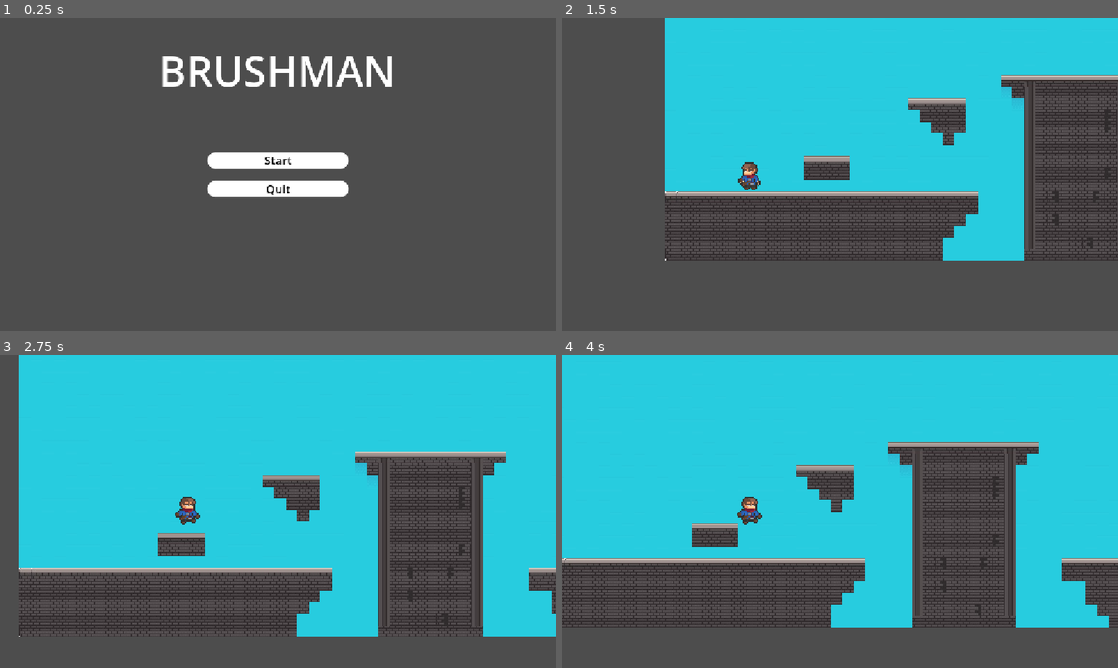
Above: before the commit, frames 1-4 (two rows, left to right).
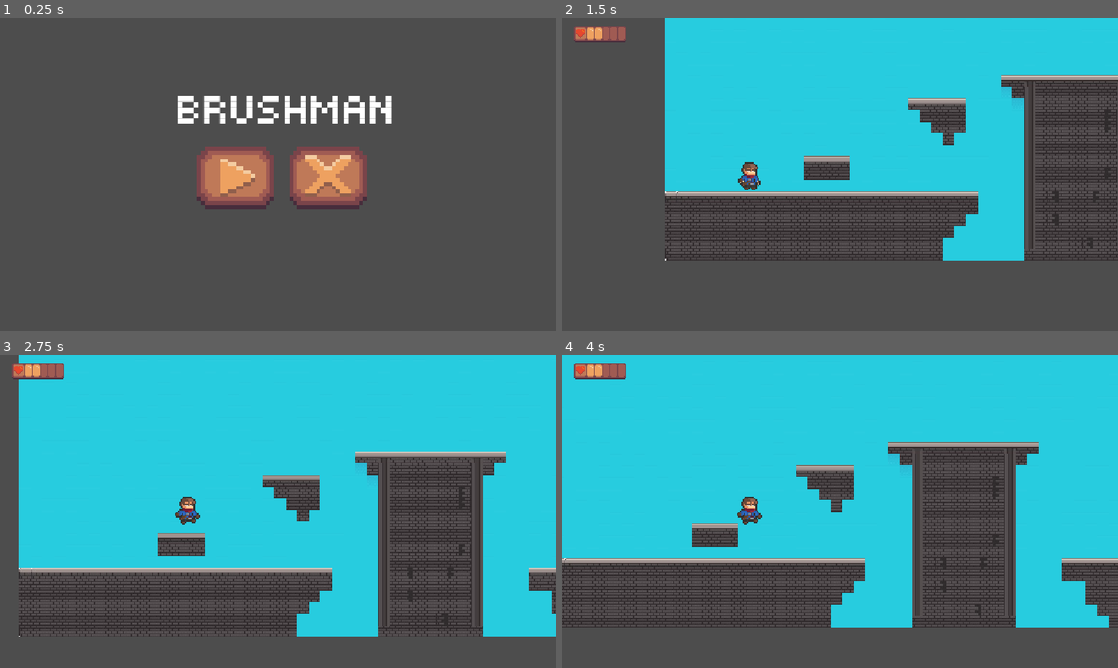
Above: after the commit, the same moments.

Repository: TheMenti/brushman
Game: Godot game, scene res://scenes/menu_hud.tscn
Same seed, same stepped clock (60 frames per second), same inputs: the game is played once before the commit and once after it.
Inputs (mouse positions are in pixels of both pictures, inside the frame that each line leads up to):
- Up to frame 1 (0.25 s): no input
- Up to frame 2 (1.5 s): click (840, 158) at 0.5 s, where only the run before the commit has a clickable "Start"; click (795, 187) at 1.27 s
- Up to frame 3 (2.75 s): move the mouse to (400, 495) at 2.02 s; hold Right (move_right) from 2.03 s (still down); hold Right mouse button (brush_unmask) from 2.03 s (still down); tap Space (jump) at 2.27, 2.3, 2.57 s
- Up to frame 4 (4 s): move the mouse to (728, 527) at 2.77 s; release Right mouse button (brush_unmask) at 2.78 s; tap Space (jump) at 2.85, 3.02, 3.32, 3.8 s; right-click (728, 527) at 3.05 s; move the mouse to (895, 442) at 3.52 s; release Right (move_right) at 3.53 s; press the mouse at (895, 442) at 3.53 s; hold Left (move_left) from 3.53 s (still down)

The runs differ from the first frame. In frame 1, 9.3% of the frame differs, in the area x 29-71%, y 12-62%; in frame 2, 0.5%; in frame 3, 0.5%; in frame 4, 0.5%.

Commit message:
modifica menu, hud salute

Diff:
--- a/brushman/scenes/PauseMenu.tscn
+++ b/brushman/scenes/PauseMenu.tscn
@@ -1,6 +1,11 @@
 [gd_scene format=3 uid="uid://ddhdf320n15ie"]
 
 [ext_resource type="Script" uid="uid://d0tdplgkvhkjm" path="res://scripts/pause_menu.gd" id="1_jvnd5"]
+[ext_resource type="FontFile" uid="uid://c3u22sjiv2aq1" path="res://assets/Fonts/tiny5.regular.ttf" id="2_g4jo0"]
+[ext_resource type="Texture2D" uid="uid://b67sx7nfisqsc" path="res://assets/gui/ResumeButtons.png" id="3_40atx"]
+[ext_resource type="Texture2D" uid="uid://cyxjvr67bpwr7" path="res://assets/gui/ResumeButtonsPressed.png" id="4_yx35g"]
+[ext_resource type="Texture2D" uid="uid://e5ogl3r4tm7p" path="res://assets/gui/menu_btn.PNG" id="5_40atx"]
+[ext_resource type="Texture2D" uid="uid://dpiaa0yxog1gp" path="res://assets/gui/pressed_menu_btn.PNG" id="6_yx35g"]
 
 [node name="PauseMenu" type="CanvasLayer" unique_id=294160943]
 process_mode = 3
@@ -21,36 +26,57 @@
 anchor_top = 0.5
 anchor_right = 0.5
 anchor_bottom = 0.5
-offset_left = -135.0
+offset_left = -131.0
 offset_top = -102.0
-offset_right = 135.0
-offset_bottom = 108.0
+offset_right = 139.0
+offset_bottom = 76.0
 grow_horizontal = 2
 grow_vertical = 2
 color = Color(0.21960784, 0.21960784, 0.21960784, 0.65882355)
 
-[node name="VBoxContainer" type="VBoxContainer" parent="Control/ColorRect" unique_id=517141222]
+[node name="RichTextLabel" type="RichTextLabel" parent="Control/ColorRect" unique_id=2043133276]
 layout_mode = 1
 anchors_preset = 8
 anchor_left = 0.5
 anchor_top = 0.5
 anchor_right = 0.5
 anchor_bottom = 0.5
-offset_left = -41.0
-offset_top = -33.0
-offset_right = 41.0
-offset_bottom = 33.0
+offset_left = -72.0
+offset_top = -84.0
+offset_right = 77.0
+offset_bottom = -36.0
 grow_horizontal = 2
 grow_vertical = 2
+theme_override_fonts/normal_font = ExtResource("2_g4jo0")
+theme_override_font_sizes/normal_font_size = 45
+bbcode_enabled = true
+text = "[center]PAUSE"
 
-[node name="BtnResume" type="Button" parent="Control/ColorRect/VBoxContainer" unique_id=438768072]
+[node name="HBoxContainer" type="HBoxContainer" parent="Control/ColorRect" unique_id=1223182410]
+layout_mode = 1
+anchors_preset = 8
+anchor_left = 0.5
+anchor_top = 0.5
+anchor_right = 0.5
+anchor_bottom = 0.5
+offset_left = -86.0
+offset_top = -17.0
+offset_right = -42.0
+offset_bottom = 1.25
+grow_horizontal = 2
+grow_vertical = 2
+rotation = 0.002090088
+scale = Vector2(4, 4)
+
+[node name="resume_btn" type="TextureButton" parent="Control/ColorRect/HBoxContainer" unique_id=1255054999]
 layout_mode = 2
-text = "RIPRENDI"
+texture_normal = ExtResource("3_40atx")
+texture_pressed = ExtResource("4_yx35g")
 
-[node name="BtnQuit" type="Button" parent="Control/ColorRect/VBoxContainer" unique_id=429114815]
+[node name="quit_btn" type="TextureButton" parent="Control/ColorRect/HBoxContainer" unique_id=1455576651]
 layout_mode = 2
-text = "ESCI
-"
+texture_normal = ExtResource("5_40atx")
+texture_pressed = ExtResource("6_yx35g")
 
-[connection signal="pressed" from="Control/ColorRect/VBoxContainer/BtnResume" to="." method="_on_btn_resume_pressed"]
-[connection signal="pressed" from="Control/ColorRect/VBoxContainer/BtnQuit" to="." method="_on_btn_quit_pressed"]
+[connection signal="pressed" from="Control/ColorRect/HBoxContainer/resume_btn" to="." method="_on_resume_btn_pressed"]
+[connection signal="pressed" from="Control/ColorRect/HBoxContainer/quit_btn" to="." method="_on_quit_btn_pressed"]
--- /dev/null
+++ b/brushman/scenes/health_bar.tscn
@@ -0,0 +1,46 @@
+[gd_scene format=3 uid="uid://yik3i6di5u77"]
+
+[ext_resource type="Texture2D" uid="uid://dpbxinri0qich" path="res://assets/gui/HealtBar5HP.png" id="1_1bvlm"]
+[ext_resource type="Script" uid="uid://cfnc85j7ol8w6" path="res://scripts/health_bar.gd" id="1_s32md"]
+[ext_resource type="Texture2D" uid="uid://wcfn5ggby80v" path="res://assets/gui/HealtBar4HP.png" id="2_0kw87"]
+[ext_resource type="Texture2D" uid="uid://cso2xq2vtindj" path="res://assets/gui/HealtBar3HP.png" id="3_s32md"]
+[ext_resource type="Texture2D" uid="uid://dfhqe27h5p6a5" path="res://assets/gui/HealtBar2HP.png" id="4_5xgdr"]
+[ext_resource type="Texture2D" uid="uid://qfxh1of72px4" path="res://assets/gui/HealtBar1HP.png" id="5_oeie6"]
+[ext_resource type="Texture2D" uid="uid://dwilexm3kvn48" path="res://assets/gui/HealtBar0HP.png" id="6_x53g4"]
+
+[sub_resource type="SpriteFrames" id="SpriteFrames_yg0xg"]
+animations = [{
+"frames": [{
+"duration": 1.0,
+"texture": ExtResource("6_x53g4")
+}, {
+"duration": 1.0,
+"texture": ExtResource("5_oeie6")
+}, {
+"duration": 1.0,
+"texture": ExtResource("4_5xgdr")
+}, {
+"duration": 1.0,
+"texture": ExtResource("3_s32md")
+}, {
+"duration": 1.0,
+"texture": ExtResource("2_0kw87")
+}, {
+"duration": 1.0,
+"texture": ExtResource("1_1bvlm")
+}],
+"loop": false,
+"name": &"health_bar",
+"speed": 10.0
+}]
+
+[node name="health_bar" type="CanvasLayer" unique_id=1927512815]
+script = ExtResource("1_s32md")
+
+[node name="AnimatedSprite2D" type="AnimatedSprite2D" parent="." unique_id=535814370]
+position = Vector2(78, 33)
+scale = Vector2(2, 2)
+sprite_frames = SubResource("SpriteFrames_yg0xg")
+animation = &"health_bar"
+frame = 5
+frame_progress = 1.0
--- a/brushman/scenes/level.tscn
+++ b/brushman/scenes/level.tscn
@@ -4,7 +4,8 @@
 [ext_resource type="Texture2D" uid="uid://cdv3p4d76a0yw" path="res://assets/tileset/imgProva.png" id="2_w7c3h"]
 [ext_resource type="Texture2D" uid="uid://0nc3wqtnc4w6" path="res://assets/skybox/sk4.png" id="3_w8frs"]
 [ext_resource type="PackedScene" uid="uid://dx6sjq6wj7efm" path="res://scenes/player.tscn" id="4_mx8sn"]
-[ext_resource type="PackedScene" uid="uid://mabpispcvbc2" path="res://scenes/ghost_platform.tscn" id="5_ppgk2"]
+[ext_resource type="PackedScene" path="res://scenes/ghost_platform.tscn" id="5_ppgk2"]
+[ext_resource type="PackedScene" uid="uid://yik3i6di5u77" path="res://scenes/health_bar.tscn" id="6_2r41h"]
 
 [sub_resource type="GDScript" id="GDScript_rd3vj"]
 script/source = "extends Node2D
@@ -145,3 +146,5 @@
 
 [node name="StaticBody2D" parent="." unique_id=1061743008 instance=ExtResource("5_ppgk2")]
 position = Vector2(602, 270)
+
+[node name="health_bar" parent="." unique_id=1927512815 instance=ExtResource("6_2r41h")]
--- a/brushman/scenes/menu_hud.tscn
+++ b/brushman/scenes/menu_hud.tscn
@@ -1,30 +1,14 @@
 [gd_scene format=3 uid="uid://btxpoqpmk6o7j"]
 
 [ext_resource type="Script" uid="uid://0v78d35y6alm" path="res://scripts/menu_hud.gd" id="1_ueon0"]
+[ext_resource type="FontFile" uid="uid://c3u22sjiv2aq1" path="res://assets/Fonts/tiny5.regular.ttf" id="2_80aov"]
+[ext_resource type="Texture2D" uid="uid://ctyemi435w1b4" path="res://assets/gui/PlayButtons.png" id="3_m7kb0"]
+[ext_resource type="Texture2D" uid="uid://bvhu6aorhn8wf" path="res://assets/gui/PlayButtonsPressed.png" id="4_d2yid"]
+[ext_resource type="Texture2D" uid="uid://ubvao0ftau06" path="res://assets/gui/QuitButtons.png" id="5_vtaxa"]
+[ext_resource type="Texture2D" uid="uid://sejdtvobnlid" path="res://assets/gui/QuitButtonsPressed.png" id="6_1swv2"]
 
 [sub_resource type="StyleBoxTexture" id="StyleBoxTexture_ueon0"]
 modulate_color = Color(0.5409905, 0.5409905, 0.5409905, 1)
-
-[sub_resource type="StyleBoxFlat" id="StyleBoxFlat_4cenq"]
-bg_color = Color(1, 1, 1, 1)
-corner_radius_top_left = 16
-corner_radius_top_right = 16
-corner_radius_bottom_right = 16
-corner_radius_bottom_left = 16
-
-[sub_resource type="StyleBoxFlat" id="StyleBoxFlat_ueon0"]
-bg_color = Color(1, 1, 1, 1)
-corner_radius_top_left = 16
-corner_radius_top_right = 16
-corner_radius_bottom_right = 16
-corner_radius_bottom_left = 16
-
-[sub_resource type="StyleBoxFlat" id="StyleBoxFlat_80aov"]
-bg_color = Color(1, 1, 1, 1)
-corner_radius_top_left = 16
-corner_radius_top_right = 16
-corner_radius_bottom_right = 16
-corner_radius_bottom_left = 16
 
 [node name="MenuHUD" type="Control" unique_id=738148431]
 layout_mode = 3
@@ -36,63 +20,56 @@
 script = ExtResource("1_ueon0")
 
 [node name="Background" type="Panel" parent="." unique_id=1689003077]
-layout_mode = 0
-offset_right = 1152.0
-offset_bottom = 647.0
+layout_mode = 1
+anchors_preset = 15
+anchor_right = 1.0
+anchor_bottom = 1.0
+grow_horizontal = 2
+grow_vertical = 2
 theme_override_styles/panel = SubResource("StyleBoxTexture_ueon0")
 
-[node name="Label" type="Label" parent="." unique_id=1929881193]
+[node name="RichTextLabel" type="RichTextLabel" parent="." unique_id=1092900765]
 layout_mode = 1
 anchors_preset = 8
 anchor_left = 0.5
 anchor_top = 0.5
 anchor_right = 0.5
 anchor_bottom = 0.5
-offset_left = -247.0
-offset_top = -297.0
-offset_right = 244.0
-offset_bottom = -132.0
+offset_left = -284.0
+offset_top = -183.0
+offset_right = 310.0
+offset_bottom = -30.0
 grow_horizontal = 2
 grow_vertical = 2
-theme_override_font_sizes/font_size = 86
-text = "BRUSHMAN"
-horizontal_alignment = 1
-vertical_alignment = 1
+theme_override_fonts/normal_font = ExtResource("2_80aov")
+theme_override_font_sizes/normal_font_size = 100
+bbcode_enabled = true
+text = "[center]BRUSHMAN"
 
-[node name="VBoxContainer" type="VBoxContainer" parent="." unique_id=1264516212]
+[node name="HBoxContainer" type="HBoxContainer" parent="." unique_id=2107482595]
 layout_mode = 1
 anchors_preset = 8
 anchor_left = 0.5
 anchor_top = 0.5
 anchor_right = 0.5
 anchor_bottom = 0.5
-offset_left = -146.0
-offset_top = -46.5
-offset_right = 146.0
-offset_bottom = 46.5
+offset_left = -168.0
+offset_top = -57.0
+offset_right = -124.0
+offset_bottom = -35.875
 grow_horizontal = 2
 grow_vertical = 2
-theme_override_constants/separation = 25
+scale = Vector2(8, 8)
 
-[node name="StartBTn" type="Button" parent="VBoxContainer" unique_id=1427245021]
+[node name="startBTn" type="TextureButton" parent="HBoxContainer" unique_id=781333637]
 layout_mode = 2
-size_flags_vertical = 3
-theme_override_colors/font_color = Color(0, 0, 0, 1)
-theme_override_font_sizes/font_size = 24
-theme_override_styles/normal = SubResource("StyleBoxFlat_4cenq")
-theme_override_styles/pressed = SubResource("StyleBoxFlat_ueon0")
-theme_override_styles/hover = SubResource("StyleBoxFlat_80aov")
-text = "Start"
+texture_normal = ExtResource("3_m7kb0")
+texture_pressed = ExtResource("4_d2yid")
 
-[node name="QuitBtn" type="Button" parent="VBoxContainer" unique_id=2125526627]
+[node name="quitBtn" type="TextureButton" parent="HBoxContainer" unique_id=1952804295]
 layout_mode = 2
-size_flags_vertical = 3
-theme_override_colors/font_color = Color(0, 0, 0, 1)
-theme_override_font_sizes/font_size = 24
-theme_override_styles/normal = SubResource("StyleBoxFlat_4cenq")
-theme_override_styles/pressed = SubResource("StyleBoxFlat_ueon0")
-theme_override_styles/hover = SubResource("StyleBoxFlat_80aov")
-text = "Quit"
+texture_normal = ExtResource("5_vtaxa")
+texture_pressed = ExtResource("6_1swv2")
 
-[connection signal="pressed" from="VBoxContainer/StartBTn" to="." method="_on_button_pressed"]
-[connection signal="pressed" from="VBoxContainer/QuitBtn" to="." method="on_quit_btn_pressed"]
+[connection signal="pressed" from="HBoxContainer/startBTn" to="." method="_on_start_btn_pressed"]
+[connection signal="pressed" from="HBoxContainer/quitBtn" to="." method="on_quit_btn_pressed"]
--- /dev/null
+++ b/brushman/scripts/health_bar.gd
@@ -0,0 +1,11 @@
+extends CanvasLayer
+
+@onready var health_bar_sprite = $AnimatedSprite2D
+
+# Called when the node enters the scene tree for the first time.
+func _ready() -> void:
+	health_bar_sprite.pause()
+	health_bar_sprite.frame = 2
+
+func update_sprite(hp_player):
+	health_bar_sprite.frame = hp_player
--- a/brushman/scripts/menu_hud.gd
+++ b/brushman/scripts/menu_hud.gd
@@ -3,16 +3,10 @@
 
 # Called when the node enters the scene tree for the first time.
 func _ready() -> void:
-
-	pass # Replace with function body.
-
-
-# Called every frame. 'delta' is the elapsed time since the previous frame.
-func _process(delta: float) -> void:
 	pass
 
 
-func _on_button_pressed() -> void:
+func _on_start_btn_pressed() -> void:
 	get_tree().change_scene_to_file("res://scenes/level.tscn")
 	pass # Replace with function body.
 
--- a/brushman/scripts/pause_menu.gd
+++ b/brushman/scripts/pause_menu.gd
@@ -26,10 +26,12 @@
 	pass
 
 
-func _on_btn_resume_pressed() -> void:
+func _on_resume_btn_pressed() -> void:
 	toggle_pause()
+	pass # Replace with function body.
 
 
-func _on_btn_quit_pressed() -> void:
+func _on_quit_btn_pressed() -> void:
 	get_tree().paused = false
 	get_tree().change_scene_to_file("res://scenes/menu_hud.tscn")
+	pass # Replace with function body.
--- a/brushman/scripts/player.gd
+++ b/brushman/scripts/player.gd
@@ -9,9 +9,11 @@
 @onready var white_brush_area = $WhiteBrushArea
 var max_dist_wb = 60.0
 
+
 func _input(event):
 	if event.is_action_pressed("brush_unmask"):
-		svela_platform() # <--- Qui c'era l'errore: usa 1 Tab in più dell'if, non 2 o 3.
+		svela_platform()
+
 
 func svela_platform():
 	# Assicurati che white_brush_area sia definito in alto con @onready
@@ -51,9 +53,10 @@
 		velocity.y = JUMP_VELOCITY
 
 	if Input.is_action_pressed("jump") and not is_on_floor():
-		# print("jump")
+		#print("jump")
 		_animated_sprite.play("jumping")
 		velocity.y += delta * JUMP_VELOCITY - 3
+
 
 	# Get the input direction and handle the movement/deceleration.
 	# As good practice, you should replace UI actions with custom gameplay actions.
@@ -66,6 +69,14 @@
 
 	move_and_slide()
 
+
+
 func attack():
 	if Input.is_action_pressed("brush_attack"):
 		pass
+
+#funzione che gestisce danno ricevuto
+func get_damage() -> void:
+	#aggiungere valore dinamico del danno
+	var hud = get_parent().get_node("health_bar")
+	hud.update_sprite(3)
Binary file added: brushman/assets/Fonts/tiny5.regular.ttf
Not shown, added: brushman/assets/Fonts/tiny5.regular.ttf.import
Binary file added: brushman/assets/gui/HealtBar0HP.png
Not shown, added: brushman/assets/gui/HealtBar0HP.png.import
Binary file added: brushman/assets/gui/HealtBar1HP.png
Not shown, added: brushman/assets/gui/HealtBar1HP.png.import
Binary file added: brushman/assets/gui/HealtBar2HP.png
Not shown, added: brushman/assets/gui/HealtBar2HP.png.import
Binary file added: brushman/assets/gui/HealtBar3HP.png
Not shown, added: brushman/assets/gui/HealtBar3HP.png.import
Binary file added: brushman/assets/gui/HealtBar4HP.png
Not shown, added: brushman/assets/gui/HealtBar4HP.png.import
(and 20 more such lines)
